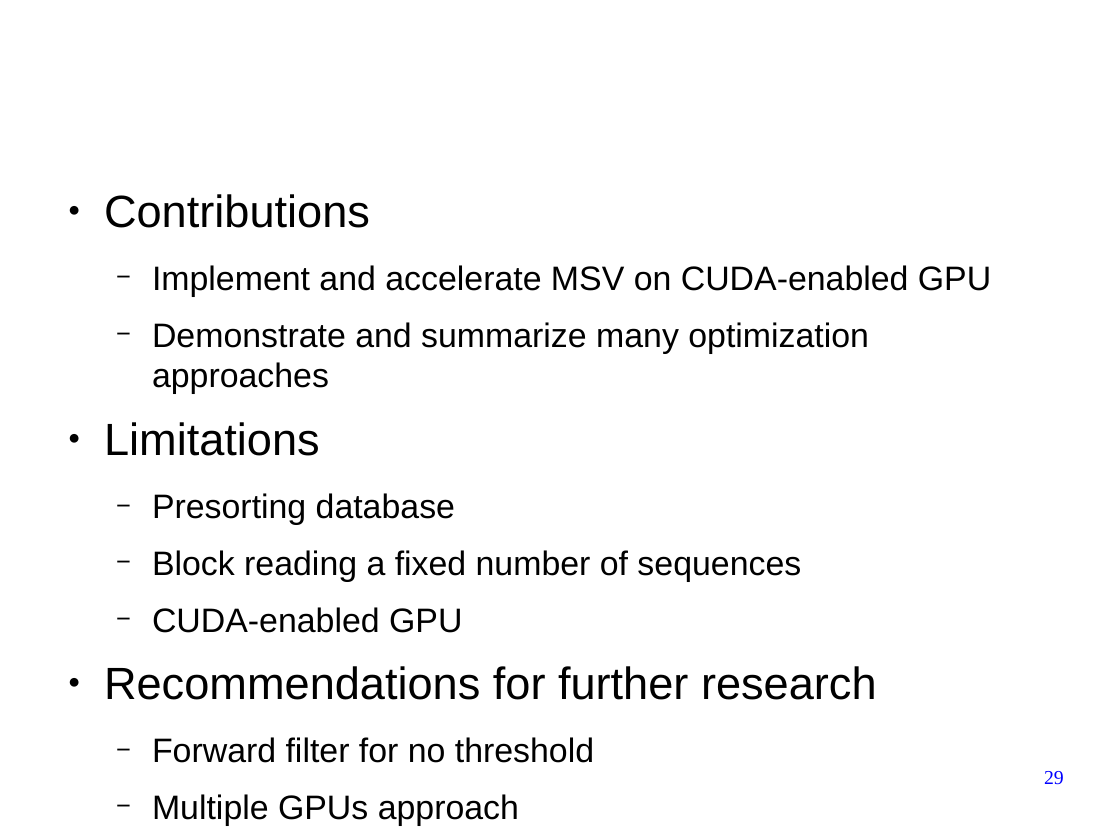
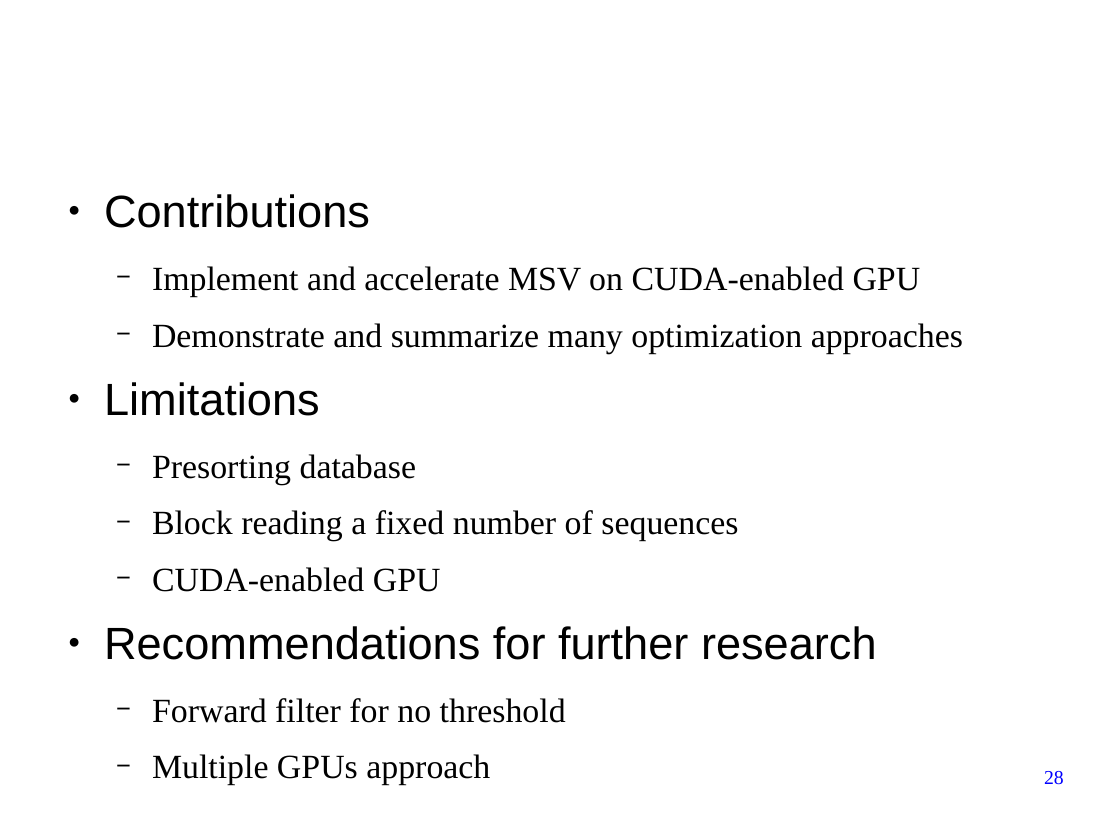
Before and after one commit to forestcheng/cudahmmsearch, a slide deck: slide 28 of thesis/thesisDefense.odp (slide 29 before the commit). Drawn at 1120x840 pixels with LibreOffice and Linux fonts; fonts in the diff are those of the drawing; background and template pictures are left out. Boxes give left, top, right and bottom in pixels: in the first picture for what was removed or moved away, otherwise in the second. Text is boxed around its words. In the diff, an @@ line names an element or a change of style, - is before the commit and + after.

```diff
--- a/thesis/thesisDefense.odp
+++ b/thesis/thesisDefense.odp
@@ text at (x1=152, y1=266, x2=963, y2=786): font Arial to Times New Roman in "Implement and accelerate MSV on CUDA-enabled GPU", "Demonstrate and summarize many optimization approaches", "Presorting database", "Block reading a fixed number of sequences" and 3 more places @@
@@ page number at (x1=1044, y1=771, x2=1064, y2=785): text changed @@
-29
+28
```
Also in this commit, not shown: 9 other slides changed, 1 slide removed.
